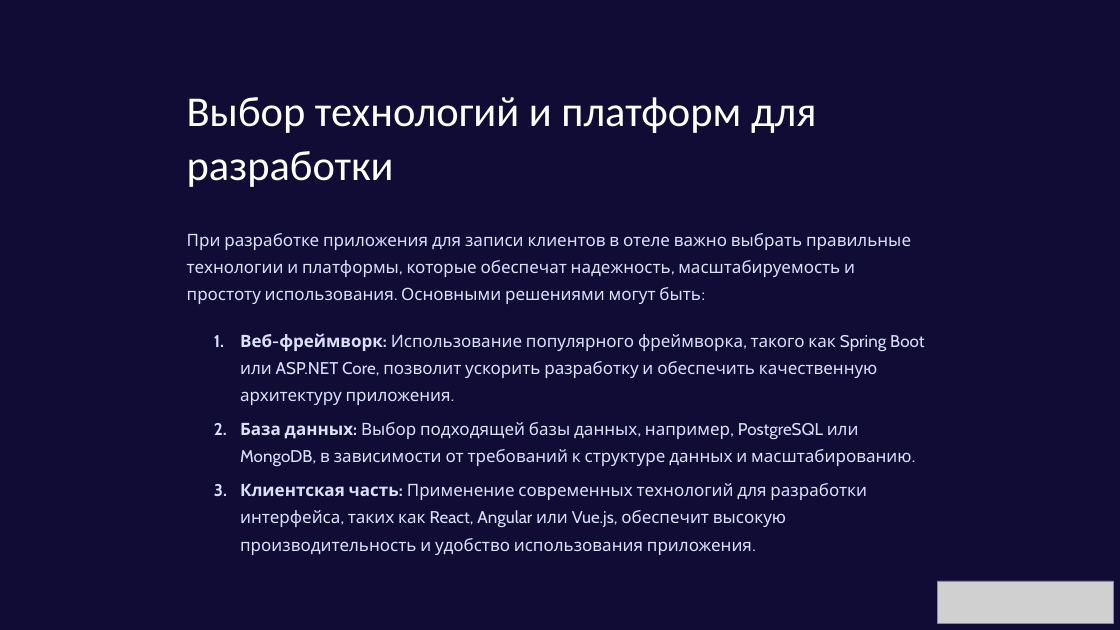
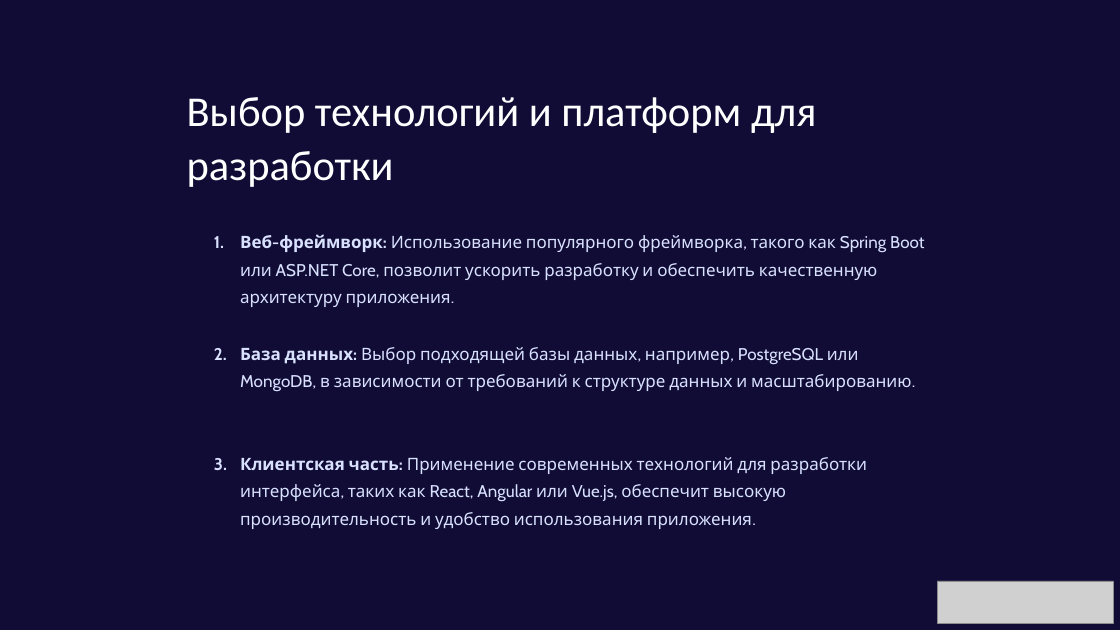
Before and after one commit to Savi2345/Peredacha, a slide deck: slide 4 of Vvedenie-v-razrabotku-prilozheniya-dlya-zapisi-klientov-v-otele.pptx (slide 3 before the commit). Drawn at 1120x630 pixels with LibreOffice and Linux fonts; fonts in the diff are those of the drawing; grey boxes stand for pictures. Boxes give left, top, right and bottom in pixels: in the first picture for what was removed or moved away, otherwise in the second. Text is boxed around its words. In the diff, an @@ line names an element or a change of style, - is before the commit and + after.

```diff
--- a/Vvedenie-v-razrabotku-prilozheniya-dlya-zapisi-klientov-v-otele.pptx
+++ b/Vvedenie-v-razrabotku-prilozheniya-dlya-zapisi-klientov-v-otele.pptx
@@ text removed at (x1=187, y1=233, x2=911, y2=304) @@
-При разработке приложения для записи клиентов в отеле важно выбрать правильные технологии и платформы, которые обеспечат надежность, масштабируемость и простоту использования. Основными решениями могут быть:
@@ text "Веб-фреймворк: Использование популярного фреймворка, такого ..." moved from (x1=240, y1=333, x2=924, y2=405) to (x1=240, y1=234, x2=924, y2=307) @@
@@ text "База данных: Выбор подходящей базы ..." moved from (x1=240, y1=422, x2=911, y2=467) to (x1=240, y1=347, x2=911, y2=392) @@
@@ text "Клиентская часть: Применение современных технологий ..." moved from (x1=240, y1=483, x2=867, y2=555) to (x1=240, y1=457, x2=867, y2=529) @@
```
Also in this commit, not shown: 3 other slides changed, 2 slides added, 5 slides removed.
